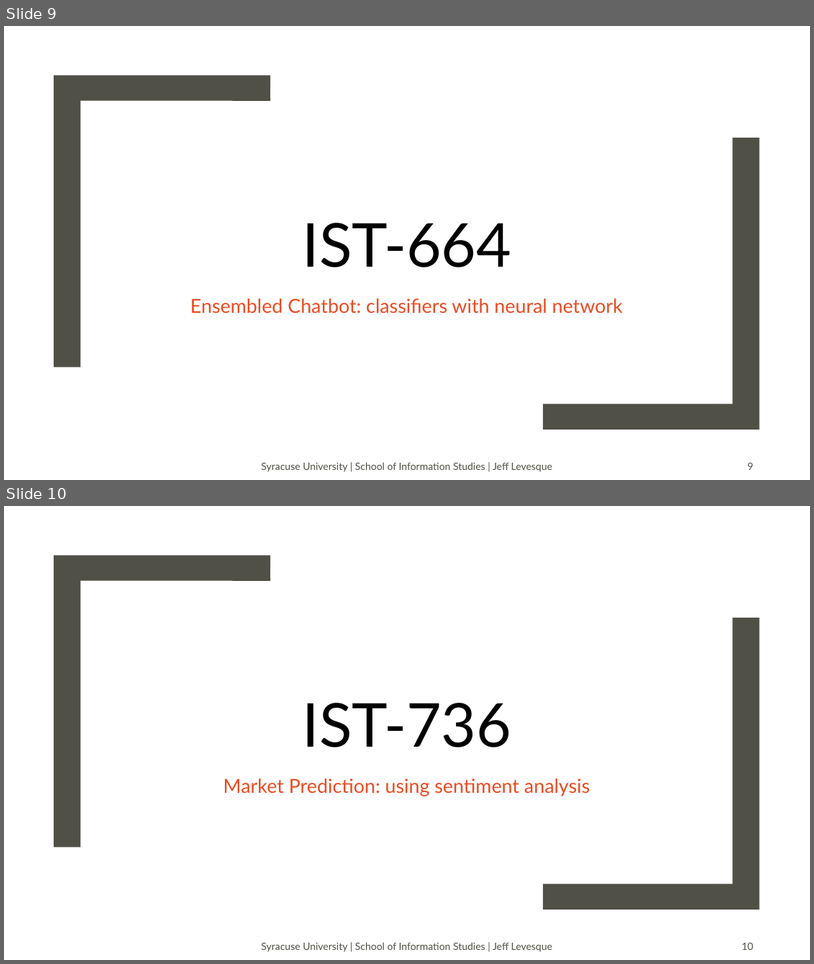
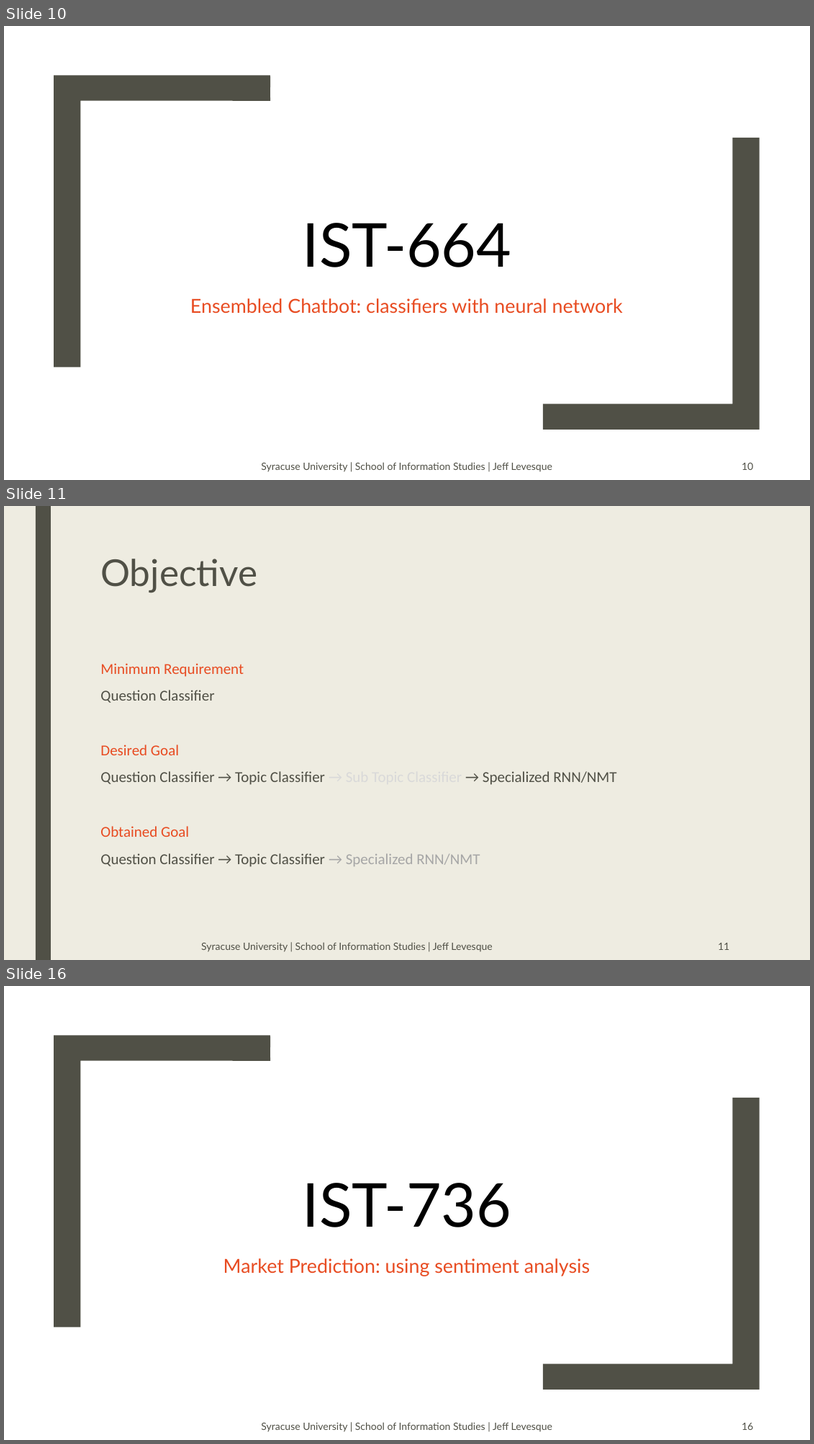
Before and after one commit to jeff1evesque/ist-exit-portfolio, a slide deck: presentation.pptx. Shown one above the other, each under a label of ours: slides 9 and 10 before the commit, slides 10, 11 and 16 after it; the slides between them are not shown. The pictures are 814x964 and 814x1444 pixels, drawn with LibreOffice and Linux fonts; fonts in the diff are those of the drawing; background and template pictures are left out. Boxes give left, top, right and bottom in pixels: in the first picture for what was removed or moved away, otherwise in the second. Text is boxed around its words. In the diff, an @@ line names an element or a change of style, - is before the commit and + after.

```diff
--- a/presentation.pptx
+++ b/presentation.pptx
@@ slide 11 added at (4, 506, 810, 960), background #EEECE1 @@
@@ rectangle added at (36, 506, 51, 960), fill #505046 @@
@@ title added at (100, 559, 257, 592), 44 pt, text #505046 @@
+Objective
@@ text added at (100, 663, 617, 867), 18 pt, text #505046 @@
+Minimum Requirement
+Question Classifier
+Desired Goal
+Question Classifier → Topic Classifier → Sub Topic Classifier → Specialized RNN/NMT
+Obtained Goal
+Question Classifier → Topic Classifier → Specialized RNN/NMT
@@ text added at (201, 942, 492, 952), 12 pt, text #505046 @@
+Syracuse University | School of Information Studies | Jeff Levesque
@@ page number added at (718, 942, 730, 950), 12 pt, text #505046 @@
+11
@@ what was slide 9 is now slide 10 @@
@@ page number at (742, 462, 754, 470): text changed @@
-9
+10
@@ what was slide 10 is now slide 16 @@
@@ page number at (742, 1422, 754, 1430): text changed @@
-10
+16
```
Also in this commit, not shown: 5 other slides added.
